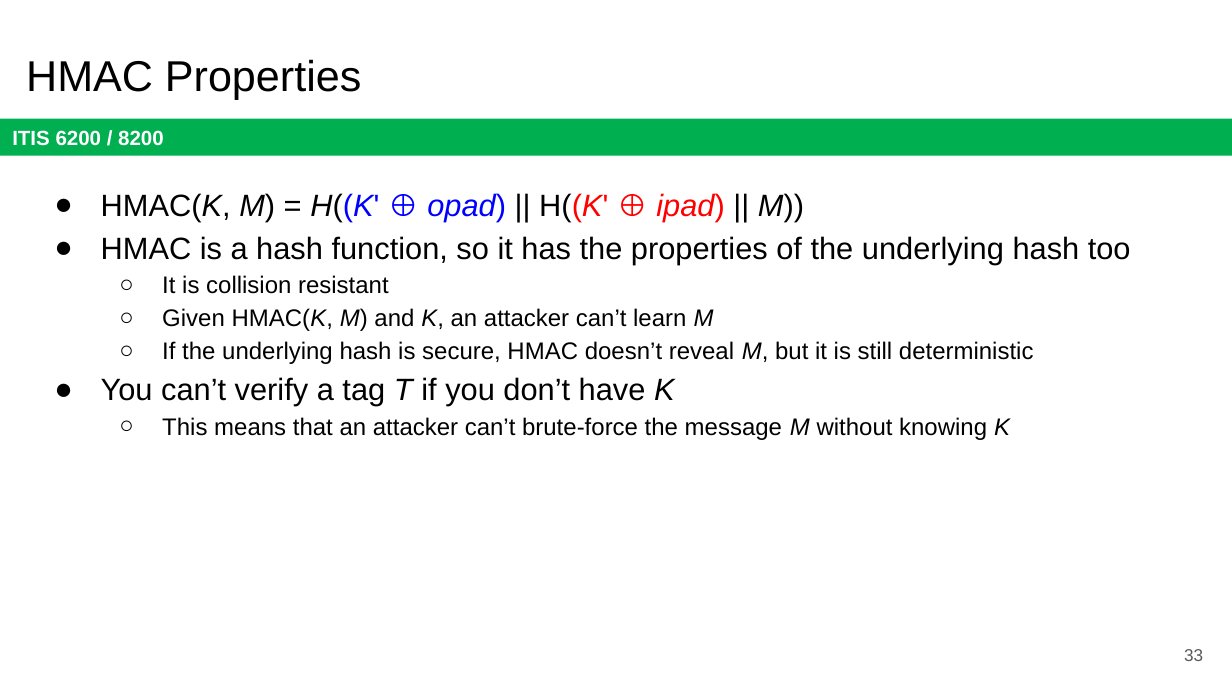
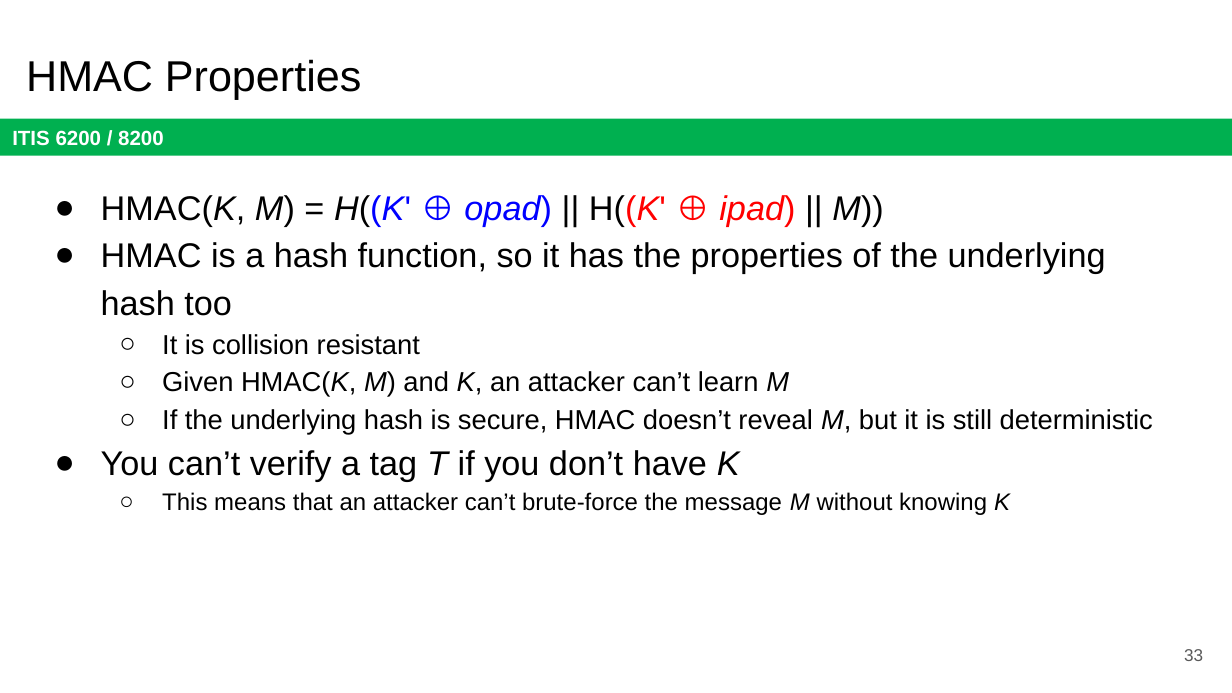
Before and after one commit to jx5c/github.io, a slide deck: slide 33 of teaching/ITIS6200/2023fa/lectures/lec04.pptx. Drawn at 1232x693 pixels with LibreOffice and Linux fonts; fonts in the diff are those of the drawing. Boxes give left, top, right and bottom in pixels: in the first picture for what was removed or moved away, otherwise in the second. Text is boxed around its words. In the diff, an @@ line names an element or a change of style, - is before the commit and + after.

```diff
--- a/teaching/ITIS6200/2023fa/lectures/lec04.pptx
+++ b/teaching/ITIS6200/2023fa/lectures/lec04.pptx
@@ text at (101, 195, 1153, 482): size 18 to 20 pt in "HMAC(K, M) = H((K' ⊕ opad) || ...", "HMAC is a hash function, so it ...", "You can’t verify a tag T if ..."; size 14 to 16 pt in "It is collision resistant", "Given HMAC(K, M) and K, an attacker ...", "If the underlying hash is secure, HMAC ..." @@
```
Also in this commit, not shown: 2 other slides changed.
